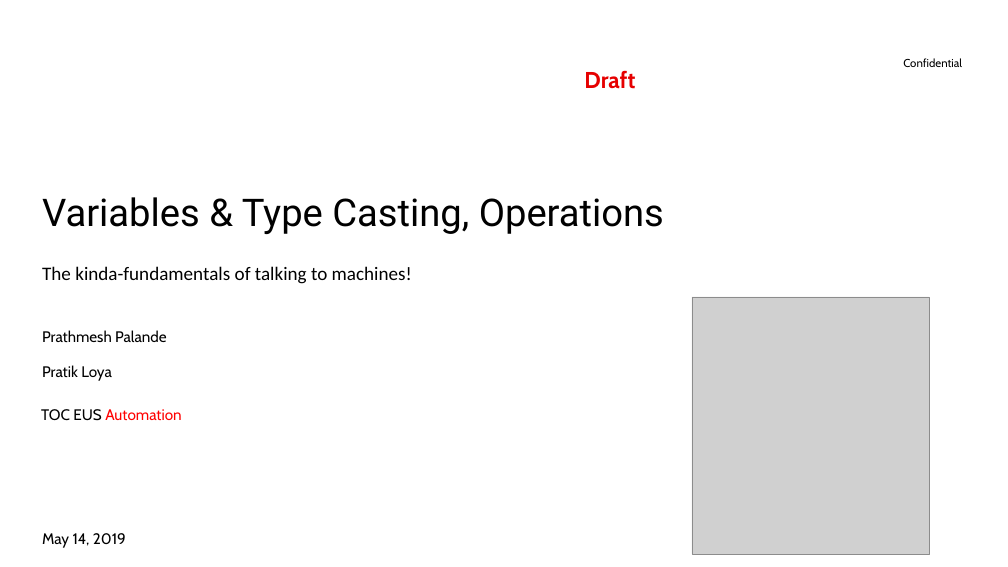
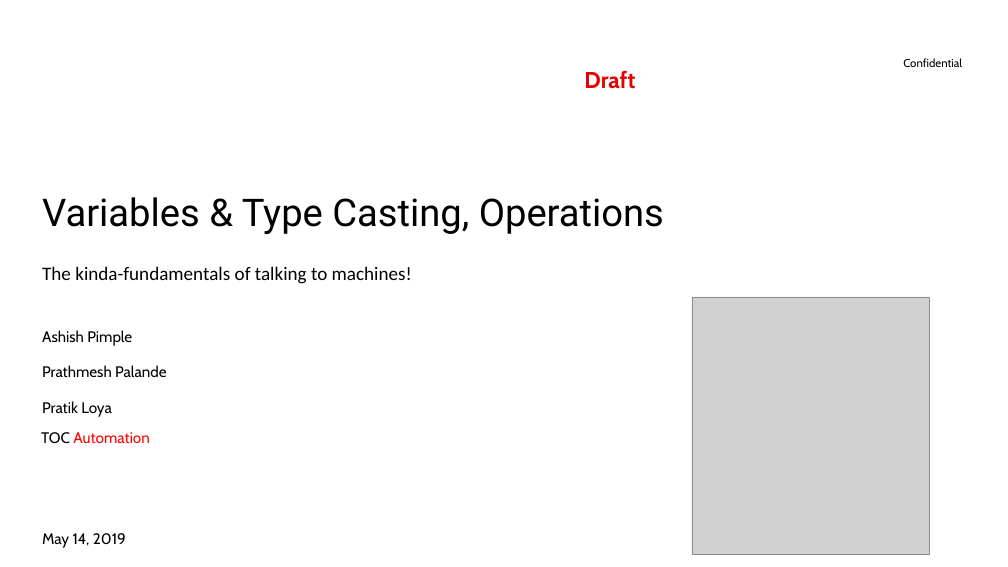
Before and after one commit to mazhewitt/python-training, a slide deck: slide 1 of Day 2/Day 2.pptx. Drawn at 1008x567 pixels with LibreOffice and Linux fonts; fonts in the diff are those of the drawing; grey boxes stand for pictures; background and template pictures are left out. Boxes give left, top, right and bottom in pixels: in the first picture for what was removed or moved away, otherwise in the second. Text is boxed around its words. In the diff, an @@ line names an element or a change of style, - is before the commit and + after.

```diff
--- a/Day 2/Day 2.pptx
+++ b/Day 2/Day 2.pptx
@@ subtitle at (x1=42, y1=330, x2=132, y2=346): paragraph added @@
+Ashish Pimple
@@ text at (x1=41, y1=432, x2=149, y2=444): text changed @@
-TOC EUS Automation
+TOC Automation
```
